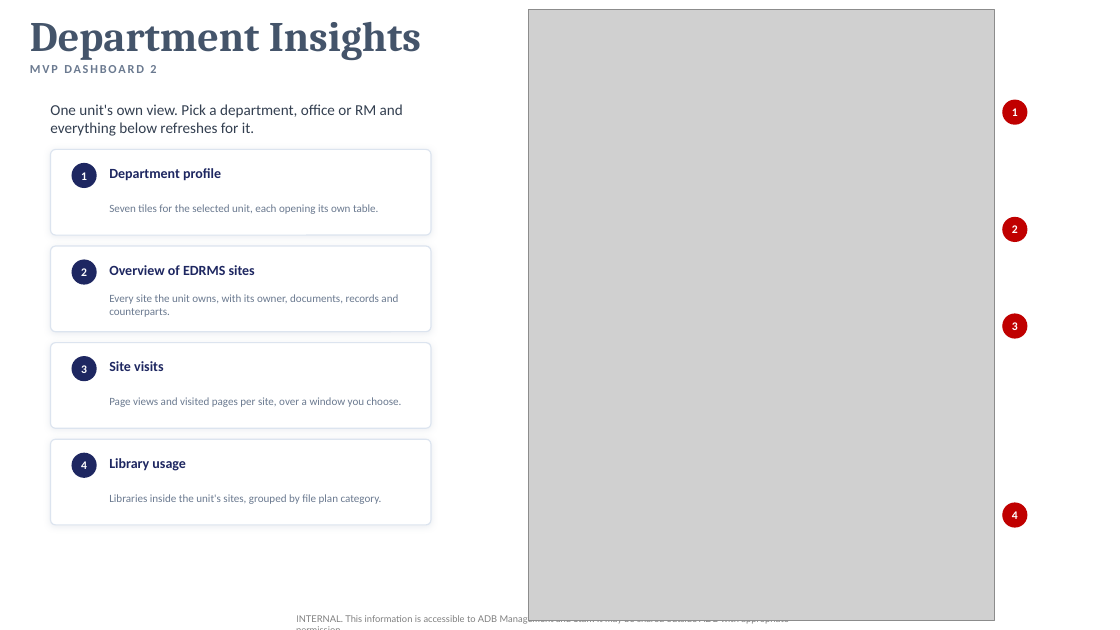
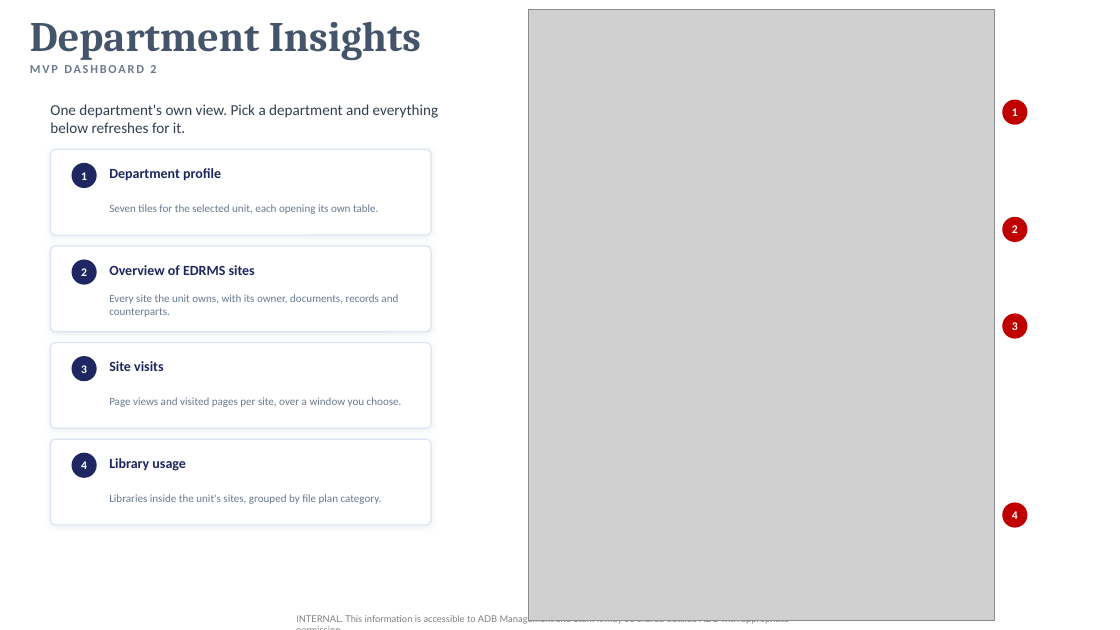
Before and after one commit to perezfiles01-droid/Jim, a slide deck: slide 9 of EDRMS_Util_Report_3.pptx. Drawn at 1120x630 pixels with LibreOffice and Linux fonts; fonts in the diff are those of the drawing; grey boxes stand for pictures; background and template pictures are left out. Boxes give left, top, right and bottom in pixels: in the first picture for what was removed or moved away, otherwise in the second. Text is boxed around its words. In the diff, an @@ line names an element or a change of style, - is before the commit and + after.

```diff
--- a/EDRMS_Util_Report_3.pptx
+++ b/EDRMS_Util_Report_3.pptx
@@ text at (50,104,438,133): text changed @@
-One unit's own view. Pick a department, office or RM and everything below refreshes for it.
+One department's own view. Pick a department and everything below refreshes for it.
```
Also in this commit, not shown: 4 other slides changed.
